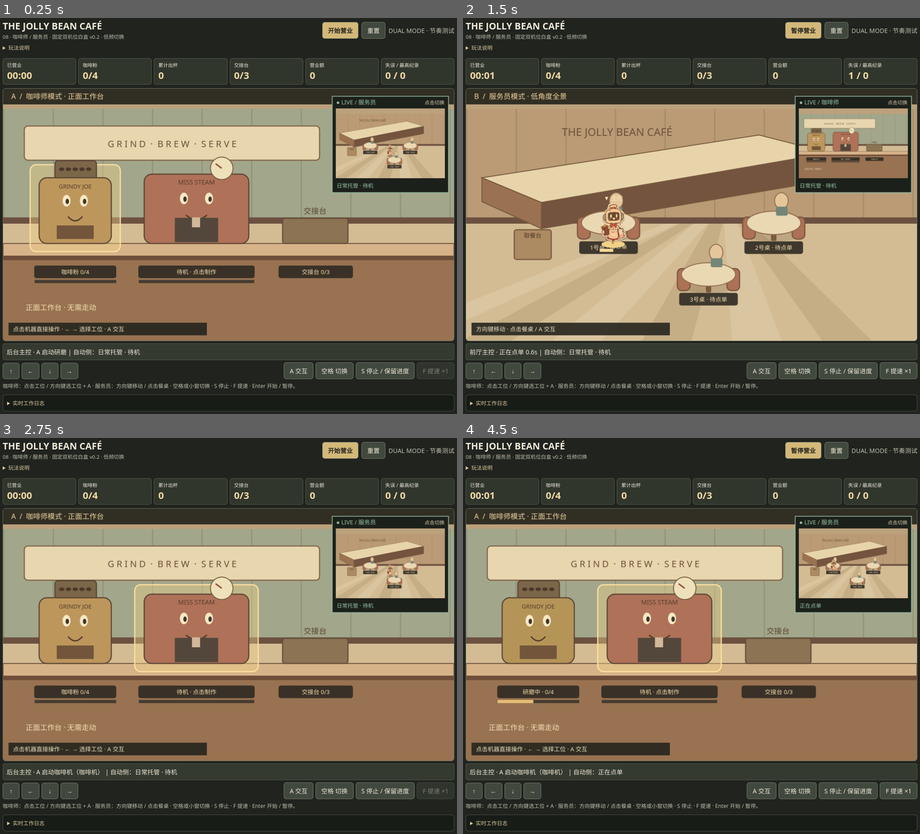
Above: before the commit, frames 1-4 (two rows, left to right).
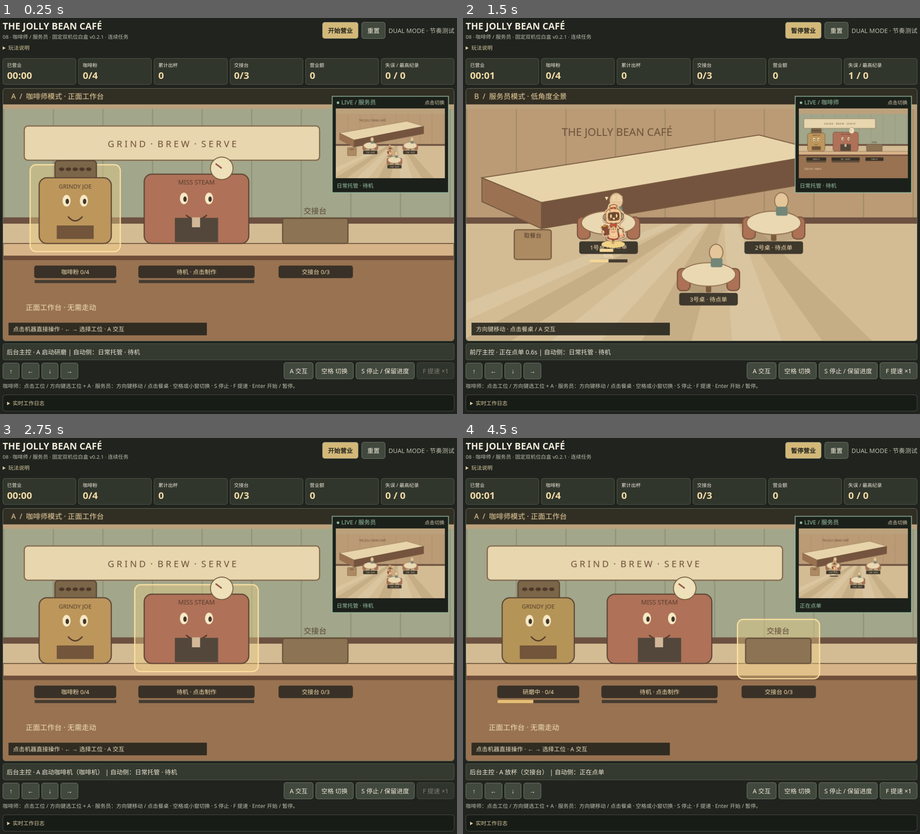
Above: after the commit, the same moments.

Repository: chioy8-netizen/coffee-game-demo
Game: browser game, page prototypes/barista-and-server-rhythm/index.html
Same seed, same stepped clock (60 frames per second), same inputs: the game is played once before the commit and once after it.
Inputs (mouse positions are in pixels of both pictures, inside the frame that each line leads up to):
- Up to frame 1 (0.25 s): no input
- Up to frame 2 (1.5 s): click "开始营业" at 0.27 s; hold Right from 1.03 s (still down); click (691, 239) at 1.07 s; tap Space at 1.1 s
- Up to frame 3 (2.75 s): release Right at 1.53 s; hold Down 1.58-1.85 s; tap Space at 1.6, 2.1, 2.6 s; click (137, 608) at 1.67 s; hold Left 1.9-2.47 s; click "重置" at 2.02 s; click (319, 596) at 2.27 s; tap S at 2.52 s; hold Up from 2.52 s (still down)
- Up to frame 4 (4.5 s): release Up at 2.82 s; click (760, 683) at 2.87 s; hold Right 2.87-3.53 s; tap Space at 3.1, 3.6, 4.1 s; click "开始营业" at 3.27 s; click (577, 699) at 3.47 s; hold Up 3.58-3.82 s; hold Left 3.87-4.3 s; click (691, 584) at 4.07 s; hold Down from 4.35 s (still down)

The runs differ from the first frame. In frame 1, less than 0.1% of the frame differs, in the area x 21-29%, y 4-6%; in frame 2, 0.1%; in frame 3, less than 0.1%; in frame 4, 2.6%, in the area x 9-83%, y 4-86%.

Commit message:
Preserve active tasks on view switch; interrupt and retain progress on movement

Diff:
--- a/prototypes/barista-and-server-rhythm/index.html
+++ b/prototypes/barista-and-server-rhythm/index.html
@@ -5,8 +5,8 @@
 main{max-width:1050px}.layout{display:block}.scene{background:#1b201b}.side{margin-top:8px}.log{height:110px}.pip-hit{p …(419 unchanged characters)…
 
 </style></head><body><main>
-<div class="top"><div><h1>THE JOLLY BEAN CAFÉ</h1><small>08 · 咖啡师 / 服务员 · 固定双机位白盒 v0.2 · 低频切换</small></div><div class="bar"><button class="primary" id="start">开始营业</button><button id="reset">重置</button><span class="muted">DUAL MODE · 节奏测试</span></div></div>
-<details><summary>玩法说明</summary><p>咖啡师模式：正面工作台特写，点击磨豆机、咖啡机、交接台即可直接操作（无需走动）；方向键选择工位，A 执行。服务员模式：低角度咖啡馆全景，方向键移动，A 交互，也可点击餐桌自动走近。空格或点击小窗切换模式，另一侧自主安排常规工作，无需反复切换。S 立即停止并保留进度，F 使另一侧机器人工作提速15秒（一次）。咖啡萃取6秒、安全取杯12秒、警告5秒；客人饮用后结账、清洁后间隔入座；无限营业。当前仍为基础产品白盒。</p></details>
+<div class="top"><div><h1>THE JOLLY BEAN CAFÉ</h1><small>08 · 咖啡师 / 服务员 · 固定双机位白盒 v0.2.1 · 连续任务</small></div><div class="bar"><button class="primary" id="start">开始营业</button><button id="reset">重置</button><span class="muted">DUAL MODE · 节奏测试</span></div></div>
+<details><summary>玩法说明</summary><p>咖啡师模式：正面工作台特写，点击磨豆机、咖啡机、交接台即可直接操作（无需走动）；方向键选择工位，A 执行。服务员模式：低角度咖啡馆全景，方向键移动，A 交互，也可点击餐桌自动走近。空格或点击小窗切换模式，切换只改变控制权，当前任务继续。主动移动或改做其他任务时暂停原任务，保留进度；返回同一任务继续。S 立即停止并保留进度，F 使另一侧机器人工作提速15秒（一次）。咖啡萃取6秒、安全取杯12秒、警告5秒；客人饮用后结账、清洁后间隔入座；无限营业。当前仍为基础产品白盒。</p></details>
 <div class="hud"><div class="stats"><div class="stat">已营业<b id="time">00:00</b></div><div class="stat">咖啡粉<b id="ground …(228 unchanged characters)…
 <div class="layout"><div class="stage"><div class="scene"><canvas id="game" width="1000" height="560" tabindex="0" aria-label="咖啡馆当前主控区域"></canvas><button class="pip-hit" id="pipSwitch" aria-label="点击小窗，切换到另一侧" title="点击小窗切换主控"></button></div><div class="hint" id="hint"></div>
 <div class="controls"><div class="dpad"><button data-move="up">↑</button><button data-move="left">←</button><button dat …(241 unchanged characters)…
@@ -21,7 +21,7 @@
 const obstacles=[{x:40,y:65,w:110,h:60},{x:208,y:65,w:125,h:60},{x:431,y:201,w:38,h:100},{x:545,y:105,w:90,h:56},{x:742,y:105,w:90,h:56},{x:645,y:293,w:90,h:56}];
 const inside=(r,x,y)=>{const lo=r.side==="back"?22:480,hi=r.side==="back"?420:878;return x>=lo&&x<=hi&&y>=52&&y<=438&&!obstacles.some(o=>x>o.x-11&&x<o.x+o.w+11&&y>o.y-11&&y<o.y+o.h+11)};
 const dist=(a,b)=>Math.hypot(a.x-b.x,a.y-b.y),near=(r,k)=>dist(r,sites[k])<=32;
-function robot(side,x,y){return {side,x,y,last:"idle",lastTable:0,job:null,pausedJob:null,route:[],goal:null,carry:null,assist:0,wait:0}}
+function robot(side,x,y){return {side,x,y,last:"idle",lastTable:0,job:null,pausedJobs:[],route:[],goal:null,carry:null,assist:0,wait:0}}
 function newGame(best=0){return {run:false,end:false,time:0,focus:"back",ground:0,brewed:0,ready:[],money:0,paid:0,mist …(242 unchanged characters)…
 function say(s,msg,type=""){s.logs.unshift({msg,type});if(s.logs.length>30)s.logs.length=30}
 function fail(s,msg){s.mistakes++;say(s,msg,"bad")}
@@ -69,15 +69,22 @@
   if(safe&&s.ground>=4){g.active=false;g.progress=0;say(s,"咖啡粉 4/4，磨豆机自动停止。","good")}
  }
 }
+function pauseJob(s,r){
+ if(!r.job)return;
+ const j=r.job;r.pausedJobs=r.pausedJobs.filter(p=>!(p.key===j.key&&p.a===j.a&&p.target?.guest===j.target?.guest));r.pausedJobs.push(j);r.job=null;
+ say(s,"暂停"+(label[j.a]||j.a)+" · 保留 "+Math.round(100*(1-j.left/j.total))+"% 进度。");
+}
 function begin(s,r,key,action,auto=false){
  if(r.job||!near(r,key))return false;
  let a=action||contextual(s,r,key);if(!a){if(!auto)say(s,"现在没有可执行的操作。");r.wait=.4;return false}
  if(a==="grind")return startGrinding(s,r,auto);
  let i=key.startsWith("table")?Number(key.slice(-1)):-1,t=i>=0?targetOf(s,i):null;
  if(!auto){r.last=a==="pickup"?"deliver":a==="deposit"?"collect":a;if(i>=0)r.lastTable=i}
- const seconds=WORK[a]??.4,old=r.pausedJob;
- if(old&&old.a===a&&old.key===key&&old.target?.guest===t?.guest){r.job={...old,auto};r.pausedJob=null;say(s,"继续"+(label[a]||a)+"，保留原进度。")}
- else{r.pausedJob=null;r.job={a,key,target:t,left:seconds,total:seconds,auto}}
+ const seconds=WORK[a]??.4;
+ r.pausedJobs=r.pausedJobs.filter(p=>!p.target||s.tables[p.target.table]?.guest===p.target.guest);
+ const idx=r.pausedJobs.findIndex(p=>p.a===a&&p.key===key&&p.target?.guest===t?.guest);
+ if(idx>=0){const old=r.pausedJobs.splice(idx,1)[0];r.job={...old,auto};say(s,"继续"+(label[a]||a)+"，保留原进度。")}
+ else r.job={a,key,target:t,left:seconds,total:seconds,auto};
  if(seconds===0)finish(s,r);
  return true;
 }
@@ -133,17 +140,18 @@
 }
 function tickRobot(s,r,dt,input){
  const boost=r.side!==s.focus&&r.assist>0;r.assist=Math.max(0,r.assist-dt);if(boost)dt*=1.35;
+ const manual=r.side===s.focus;
+ if(manual&&Math.hypot(input.x,input.y)>.05){pauseJob(s,r);r.route=[];r.goal=null;move(r,input.x,input.y,dt);return}
  if(r.job){r.job.left-=dt;if(r.job.left<=1e-8)finish(s,r);return}
- r.wait=Math.max(0,r.wait-dt);const manual=r.side===s.focus;
- if(manual&&Math.hypot(input.x,input.y)>.05){r.route=[];r.goal=null;move(r,input.x,input.y,dt);return}
+ r.wait=Math.max(0,r.wait-dt);
  if(r.goal){follow(r,dt);if(!r.route.length){const g=r.goal;r.goal=null;begin(s,r,g.key,g.action,!manual)}return}
  if(!manual&&r.wait<=0)autoPlan(s,r);
 }
 function tick(s,dt,input={x:0,y:0}){
  if(!s.run)return;s.time+=dt;for(const t of s.tables){if(t.state==="empty"&&s.time>=t.until){t.guest=s.nextGuest++;t.state="new";t.until=0;say(s,"新客入座。")}}grinderTick(s,dt);machineTick(s,dt);tickRobot(s,s.back,dt,input);tickRobot(s,s.front,dt,input);s.best=Math.max(s.best,s.money);
 }
-function switchRobot(s){if(!s.run)return;const old=s[s.focus];old.route=[];old.goal=null;s.focus=s.focus==="back"?"front":"back";const r=s[s.focus];r.route=[];r.goal=null;say(s,"接管"+(s.focus==="back"?"后台":"前厅")+"。")}
-function stopRepeat(s){if(!s.run)return;const r=s[s.focus];r.last="idle";r.goal=null;r.route=[];if(r.job){r.pausedJob=r.job;r.job=null;}if(r.side==="back")s.grinder.active=false;say(s,"立即停止，保留任务与研磨进度；再次交互可继续。")}
+function switchRobot(s){if(!s.run)return;s.focus=s.focus==="back"?"front":"back";s.inputGuard=true;say(s,"接管"+(s.focus==="back"?"后台":"前厅")+"；当前任务继续。")}
+function stopRepeat(s){if(!s.run)return;const r=s[s.focus];r.last="idle";r.goal=null;r.route=[];pauseJob(s,r);if(r.side==="back")s.grinder.active=false;say(s,"立即停止，保留任务与研磨进度；再次交互可继续。")}
 function assist(s){if(!s.run||s.charges<=0)return;const r=s[s.focus==="back"?"front":"back"];s.charges--;r.assist=ASSIST;say(s,"智能真空管：另一侧机器人提速15秒。","good")}
 function nearest(r){return Object.keys(sites).filter(k=>sites[k].side===r.side&&near(r,k)).sort((a,b)=>dist(r,sites[a])-dist(r,sites[b]))[0]}
 function interact(s){if(!s.run)return;const r=s[s.focus],k=nearest(r);if(k&&!r.job){r.route=[];r.goal=null;begin(s,r,k,null,false)}else if(!r.job)say(s,"请靠近机器、交接台或餐桌。")}
@@ -152,14 +160,14 @@
 const backKeys=["grind","machine","backpass"];
 function start(){if(s.run){s.run=false;keys.clear();touch.clear();say(s,"营业暂停。");return}const resume=s.time>0;s.run=true;acc=0;say(s,resume?"继续营业！":"开始营业！");cv.focus()}
 function reset(){s=newGame(s.best);selected=0;acc=0;keys.clear();touch.clear();draw()}
-function operate(key){if(!s.run||!sites[key]||sites[key].side!==s.focus)return;const r=s[s.focus];if(r.job){if(r.job.key===key)return;r.pausedJob=r.job;r.job=null}r.route=[];r.goal=null;if(s.focus==="ba …(123 unchanged characters)…
+function operate(key){if(!s.run||!sites[key]||sites[key].side!==s.focus)return;const r=s[s.focus];if(r.job){if(r.job.key===key)return;pauseJob(s,r)}r.route=[];r.goal=null;if(s.focus==="ba …(123 unchanged characters)…
 function action(){if(s.focus==="back")operate(backKeys[selected]);else interact(s)}
 function keyAction(k){if(k===" ")switchRobot(s);else if(k==="a")action();else if(k==="s")stopRepeat(s);else if(k==="f")assist(s);else if(k==="enter")start()}
 document.addEventListener("keydown",e=>{const k=e.key.toLowerCase();if(["arrowup","arrowdown","arrowleft","arrowright", …(234 unchanged characters)…
 $("start").onclick=start;$("reset").onclick=reset;$("interact").onclick=action;$("switch").onclick=()=>switchRobot(s);$("stop").onclick=()=>stopRepeat(s);$("assist").onclick=()=>assist(s);$("pipSwitch").onclick=()=>{switchRobot(s);cv.focus()};
 document.querySelectorAll("[data-move]").forEach(b=>{b.onpointerdown=e=>{e.preventDefault();b.setPointerCapture(e.pointerId);touch.add(b.dataset.move)};b.onpointerup=b.onpointercancel=b.onlostpointercapture=()=>touch.delete(b.dataset.move)});
 cv.addEventListener("pointerdown",e=>{if(!s.run)return;const b=cv.getBoundingClientRect(),x=(e.clientX-b.left)*cv.width/b.width,y=(e.clientY-b.top)*cv.height/b.height;const hit=clickTargets.find(p=>x>=p.x&&x<=p.x+p.w&&y>=p.y&&y<=p.y+p.h);if(hit)operate(hit.key);cv.focus()});
-function inputs(){let x=(keys.has("arrowright")||touch.has(" …(582 unchanged characters)… y=-1;if(b[13])y=1}else previous=[];if(s.focus==="back"){const d=Math.abs(x)>.2?M …(143 unchanged characters)…
+function inputs(){let x=(keys.has("arrowright")||touch.has(" …(582 unchanged characters)… y=-1;if(b[13])y=1}else previous=[];if(s.inputGuard){if(Math.hypot(x,y)>.05)return {x:0,y:0};s.inputGuard=false;axisHeld=false}if(s.focus==="back"){const d=Math.abs(x)>.2?M …(143 unchanged characters)…
 function rect(x,y,w,h,c,stroke){ctx.fillStyle=c;ctx.fillRect(x,y,w,h);if(stroke){ctx.strokeStyle=stroke;ctx.strokeRect(x,y,w,h)}}
 function txt(t,x,y,c="#eee7d3",size=13,align="center"){ctx.fillStyle=c;ctx.font=size+"px system-ui,sans-serif";ctx.textAlign=align;ctx.fillText(t,x,y)}
 function circle(x,y,r,c){ctx.beginPath();ctx.arc(x,y,r,0,Math.PI*2);ctx.fillStyle=c;ctx.fill()}
@@ -187,6 +195,8 @@
 function poly(points,c,stroke){screen.beginPath();points.forEach((p,i)=>i?screen.lineTo(...p):screen.moveTo(...p));screen.closePath();screen.fillStyle=c;screen.fill();if(stroke){screen.strokeStyle=stroke;screen.lineWidth=2;screen.stroke()}}
 function rr(x,y,w,h,r,c,stroke){screen.beginPath();screen.roundRect(x,y,w,h,r);screen.fillStyle=c;screen.fill();if(stroke){screen.strokeStyle=stroke;screen.lineWidth=2.5;screen.stroke()}}
 function camText(t,x,y,size=14,color="#eee5cc",align="left"){screen.font=`${size}px system-ui,sans-serif`;screen.textAlign=align;screen.fillStyle=color;screen.fillText(t,x,y)}
+function taskProgress(r,key){return r.job?.key===key?r.job:r.pausedJobs.find(p=>p.key===key&&(!p.target||s.tables[p.target.table]?.guest===p.target.guest))}
+function taskBar(r,key,x,y,w){const j=taskProgress(r,key);if(j&&j.total>0){const p=1-j.left/j.total;progress(x,y,w,p,j===r.job?"#f4d798":"#b9a784");camText((j===r.job?"":"暂停 ")+Math.round(p*100)+"%",x+w/2,y-3,11,"#fff0ce","center")}}
 function progress(x,y,w,p,c){paintRect(x,y,w,7,"#453c31");paintRect(x,y,w*Math.max(0,Math.min(1,p)),7,c)}
 function tag(x,y,w,t,color="#f2dbad"){rr(x,y,w,28,5,"#302b24e8");camText(t,x+w/2,y+19,13,color,"center")}
 function cup(x,y,scale=1){screen.save();screen.translate(x,y);screen.scale(scale,scale);screen.strokeStyle="#6b5038";sc …(202 unchanged characters)…
@@ -204,7 +214,7 @@
  rr(620,288,145,56,5,"#8b7354","#614e37");for(let i=0;i<s.ready.length;i++)cup(645+i*42,322,.7);camText("交接台",692,278,17,"#584432","center");
  tag(69,393,182,g.active?(s.ground>=4?"过量研磨！":"研磨中 · "+s.ground+"/4"):g.progress>0?"暂停 · 点击继续":"咖啡粉 "+s.ground+"/4",s.ground>=4&&g.active?"#f6a28b":"#f2dbad");progress(70,425,181,g.progress/WORK.grind,"#e4bf75");
  const rem=m.phase==="brewing"?BREW-m.age:m.phase==="ready"?BREW+SAFE-m.age:m.phase==="warn"?BREW+SAFE+WARN-m.age:0;
- tag(300,393,258,["brewing","ready","warn"].includes(m.phase …(393 unchanged characters)… 咖啡":"正面工作台 · 无需走动",50,492,16,"#f3e0b7");}
+ tag(300,393,258,["brewing","ready","warn"].includes(m.phase …(393 unchanged characters)… 咖啡":"正面工作台 · 无需走动",50,492,16,"#f3e0b7");for(const q of stations)taskBar(r,q.key,q.x+20,452,q.w-40); }
 function frontPoint(x,y){return {x:100+(x-465)*1.86+(y-220)*.19,y:282+(y-100)*.61}}
 function cafe(small){background("front");const r=s.front;
  // Frontal stage with a shallow diagonal counter and full-height guest silhouettes.
@@ -214,7 +224,7 @@
  const pp=frontPoint(489,258);rr(pp.x-45,pp.y-65,82,66,5,"#ac8a62","#76583d");camText("取餐台",pp.x-4,pp.y-47,13,"#4e392a","center");for(let i=0;i<s.ready.length;i++)cup(pp.x-24+i*23,pp.y-23,.42);
  const items=[];const tables=[[590,133],[787,133],[690,321]];const ts=tables.map(([x,y],i)=>({i,...frontPoint(x,y)}));
  if(!small)clickTargets=[{key:"frontpass",x:pp.x-54,y:pp.y-75,w:100,h:90},...ts.map(t=>({key:"table"+t.i,x:t.x-70,y:t.y-58,w:140,h:106}))];
- for(const t of ts){items.push({y:t.y,draw:()=>{const {x,y,i …(471 unchanged characters)… ?"饮用中":tableLabels[s.tables[i].state]));}})}
+ for(const t of ts){items.push({y:t.y,draw:()=>{const {x,y,i …(471 unchanged characters)… ?"饮用中":tableLabels[s.tables[i].state]));taskBar(r,"table"+i,x-42,y+77,84);}})}
  const rp=frontPoint(r.x,r.y);items.push({y:rp.y,draw:()=>{ellipse(rp.x,rp.y+10,26,8,s.focus==="front"?"#f1d185":"#6e60 …(412 unchanged characters)…
 function renderSet(side,box,small=false){screen.save();screen.beginPath();screen.rect(box.x,box.y,box.w,box.h);screen.clip();screen.translate(box.x,box.y);screen.scale(box.w/1000,box.h/560);if(side==="back")workbench(small);else cafe(small);screen.restore()}
 function composeCameras(){const other=s.focus==="back"?"front":"back",status=cameraStatus(other),color=status.level===" …(699 unchanged characters)…
